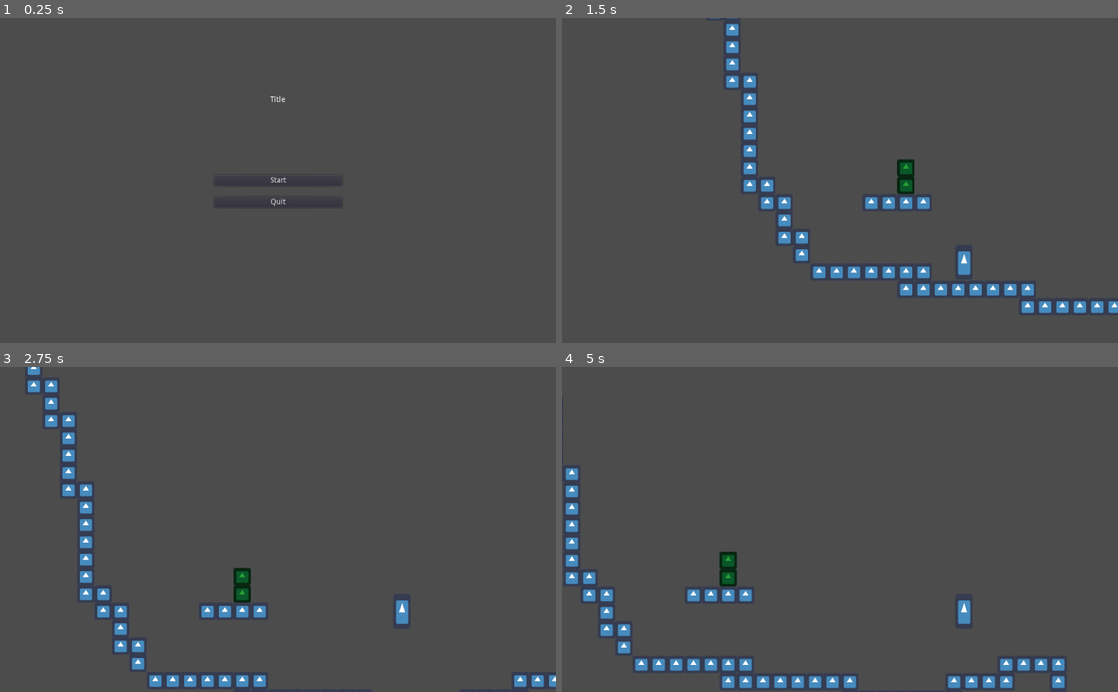
Above: before the commit, frames 1-4 (two rows, left to right).
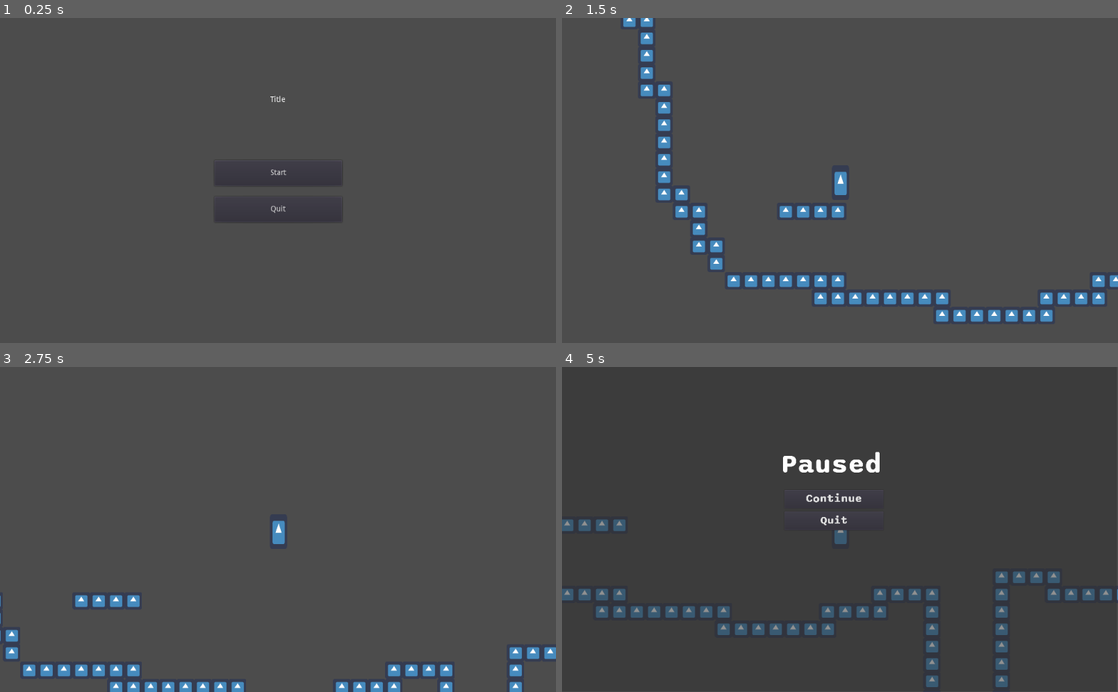
Above: after the commit, the same moments.

Repository: JacobMundy/06-Final-Project
Game: Godot game, scene res://Main Menu.tscn .tscn
Two runs of this game, one before a commit and one after it. Both use one fixed random seed, a clock stepped at 60 frames per second and the inputs below. The engine's default icon, where the game draws it, is replaced by a stand-in: a white triangle on a blue panel in a dark square.
Inputs:
- Up to frame 1 (0.25 s): no input
- Up to frame 2 (1.5 s): click "Start" at 0.5 s; tap Enter at 1.25 s; hold D (Right) from 1.28 s (still down)
- Up to frame 3 (2.75 s): keep holding D (Right); tap W (Jump) at 1.52, 2.27 s
- Up to frame 4 (5 s): release D (Right) at 2.78 s; hold A (Left) 2.78-3.53 s; hold D (Right) from 3.53 s (still down); tap W (Jump) at 3.77, 4.52 s; tap Escape (pause, bound only after the commit) at 4.9 s

The runs differ from the first frame. In frame 1, 0.1% of the frame differs, in the area x 39-61%, y 46-63%; in frame 2, 8.1%; in frame 3, 6.1%; in frame 4, 12%, in the area x 0-100%, y 26-100%.

Commit message:
Added Pause Menu and Made Traps Reset Player

Diff:
--- /dev/null
+++ b/Game/Global.gd
@@ -0,0 +1,11 @@
+extends Node
+
+
+# Declare member variables here. Examples:
+# var a = 2
+# var b = "text"
+
+
+# Called when the node enters the scene tree for the first time.
+func _ready():
+	pass # Replace with function body.
--- a/Game/Levels/Level_1.tscn
+++ b/Game/Levels/Level_1.tscn
@@ -1,7 +1,8 @@
-[gd_scene load_steps=5 format=2]
+[gd_scene load_steps=6 format=2]
 
 [ext_resource path="res://icon.png" type="Texture" id=1]
-[ext_resource path="res://Player/Player.tscn" type="PackedScene" id=2]
+[ext_resource path="res://Levels/TrapAreas.gd" type="Script" id=3]
+[ext_resource path="res://Levels/Player_Container.gd" type="Script" id=4]
 
 [sub_resource type="ConvexPolygonShape2D" id=1]
 points = PoolVector2Array( 64, 64, 0, 64, 0, 0, 64, 0 )
@@ -31,14 +32,6 @@
 
 [node name="Game" type="Node2D"]
 
-[node name="Player2" parent="." instance=ExtResource( 2 )]
-position = Vector2( 41, -82 )
-
-[node name="Camera2D" type="Camera2D" parent="Player2"]
-position = Vector2( -41, 82 )
-current = true
-zoom = Vector2( 2, 2 )
-
 [node name="Background" type="TileMap" parent="."]
 modulate = Color( 0.152941, 0.635294, 0.215686, 1 )
 tile_set = SubResource( 2 )
@@ -56,12 +49,6 @@
 tile_set = SubResource( 2 )
 format = 1
 tile_data = PoolIntArray( -327554, 0, 0, -262018, 0, 0, -196496, 0, 0, -196482, 0, 0, -130960, 0, 0, -130946, 0, 0, -65 …(255 unchanged characters)…
-
-[node name="Player" type="TileMap" parent="."]
-modulate = Color( 0.152941, 0.635294, 0.215686, 1 )
-tile_set = SubResource( 2 )
-format = 1
-tile_data = PoolIntArray( 4, 0, 0, 65540, 0, 0 )
 
 [node name="Exit" type="TileMap" parent="."]
 modulate = Color( 0.156863, 0.647059, 0.219608, 1 )
@@ -82,6 +69,7 @@
 tile_data = PoolIntArray( -65405, 0, 0, -65404, 0, 0, -65403, 0, 0, 983063, 0, 0, 1114243, 0, 0, 1114244, 0, 0, 1114245 …(428 unchanged characters)…
 
 [node name="TrapAreas" type="Area2D" parent="."]
+script = ExtResource( 3 )
 
 [node name="FloorTrap" type="CollisionPolygon2D" parent="TrapAreas"]
 polygon = PoolVector2Array( 1478, 1922, 1790, 1922, 1792, 2054, 1473, 2045 )
@@ -103,3 +91,9 @@
 
 [node name="FloorSpike2" type="CollisionPolygon2D" parent="TrapAreas"]
 polygon = PoolVector2Array( 8378, 4, 8383, -134, 8577, -134, 8575, 4 )
+
+[node name="Player_Container" type="Node2D" parent="."]
+position = Vector2( -126, -330 )
+script = ExtResource( 4 )
+
+[connection signal="body_entered" from="TrapAreas" to="TrapAreas" method="_on_TrapAreas_body_entered"]
--- /dev/null
+++ b/Game/Levels/Player_Container.gd
@@ -0,0 +1,19 @@
+extends Node2D
+
+onready var Player = load("res://Player/Player.tscn")
+# Declare member variables here. Examples:
+# var a = 2
+# var b = "text"
+
+
+# Called when the node enters the scene tree for the first time.
+func _ready():
+	pass # Replace with function body.
+
+
+# Called every frame. 'delta' is the elapsed time since the previous frame.
+func _process(_delta):
+	if not has_node("Player"):
+		var player = Player.instance()
+		add_child(player)
+		player.get_node("Camera2D").current = true
--- /dev/null
+++ b/Game/Levels/TrapAreas.gd
@@ -0,0 +1,21 @@
+extends Area2D
+
+
+# Declare member variables here. Examples:
+# var a = 2
+# var b = "text"
+
+
+# Called when the node enters the scene tree for the first time.
+func _ready():
+	pass # Replace with function body.
+
+
+# Called every frame. 'delta' is the elapsed time since the previous frame.
+#func _process(delta):
+#	pass
+
+
+func _on_TrapAreas_body_entered(body):
+	if "Player" in body.name:
+		body.die()
--- a/Game/Main Menu.tscn .tscn
+++ b/Game/Main Menu.tscn .tscn
@@ -13,7 +13,7 @@
 anchor_right = 0.5
 anchor_bottom = 0.5
 margin_left = -117.0
-margin_top = -10.0
+margin_top = -37.0
 margin_right = 118.0
 margin_bottom = 10.0
 text = "Start"
@@ -26,7 +26,7 @@
 margin_left = -117.0
 margin_top = 30.0
 margin_right = 118.0
-margin_bottom = 50.0
+margin_bottom = 77.0
 text = "Quit"
 
 [node name="Title" type="Label" parent="."]
--- /dev/null
+++ b/Game/Player/Menu.gd
@@ -0,0 +1,33 @@
+extends Control
+
+
+# Declare member variables here. Examples:
+# var a = 2
+# var b = "text"
+
+
+# Called when the node enters the scene tree for the first time.
+func _ready():
+	pass # Replace with function body.
+
+func _unhandled_input(event):
+	if event.is_action_pressed("pause"):
+		var menu = get_node_or_null("/root/Game/Player_Container/Player/Menu")
+		if menu != null:
+			if not menu.visible:
+				get_tree().paused = true
+				menu.show()
+			else:
+				get_tree().paused = false
+				menu.hide()
+
+
+
+func _on_Continue_pressed():
+	var menu = get_node_or_null("/root/Game/Player_Container/Player/Menu")
+	if menu != null:
+		get_tree().paused = false
+		menu.hide()
+
+func _on_Quit_pressed():
+	get_tree().quit()
--- a/Game/Player/Player.gd
+++ b/Game/Player/Player.gd
@@ -1,6 +1,6 @@
 extends KinematicBody2D
 
-var speed = 1
+var speed = 3
 var gravity = 1
 var direction = 1
 
@@ -32,7 +32,6 @@
 		jump = 0
 		velocity.y = 0
 	velocity.x = clamp(velocity.x,-max_move,max_move)
-
 
 	if Input.is_action_pressed("Left") and Input.is_action_pressed("Right"):
 		idle()
--- a/Game/Player/Player.tscn
+++ b/Game/Player/Player.tscn
@@ -1,7 +1,21 @@
-[gd_scene load_steps=3 format=2]
+[gd_scene load_steps=8 format=2]
 
 [ext_resource path="res://Player/Player.gd" type="Script" id=1]
 [ext_resource path="res://icon.png" type="Texture" id=2]
+[ext_resource path="res://Player/Menu.gd" type="Script" id=3]
+[ext_resource path="res://Assets/Sono-Bold.ttf" type="DynamicFontData" id=4]
+
+[sub_resource type="DynamicFont" id=1]
+size = 42
+font_data = ExtResource( 4 )
+
+[sub_resource type="DynamicFont" id=2]
+size = 41
+font_data = ExtResource( 4 )
+
+[sub_resource type="DynamicFont" id=3]
+size = 100
+font_data = ExtResource( 4 )
 
 [node name="Player" type="KinematicBody2D"]
 collision_layer = 2
@@ -104,3 +118,61 @@
 scale = Vector2( 1, 10 )
 enabled = true
 cast_to = Vector2( -32, 0 )
+
+[node name="Camera2D" type="Camera2D" parent="."]
+position = Vector2( 414, 376 )
+current = true
+zoom = Vector2( 2, 2 )
+
+[node name="Menu" type="Control" parent="."]
+pause_mode = 2
+visible = false
+anchor_right = 1.0
+anchor_bottom = 1.0
+script = ExtResource( 3 )
+
+[node name="ColorRect" type="ColorRect" parent="Menu"]
+anchor_right = 1.0
+anchor_bottom = 1.0
+margin_left = -610.0
+margin_top = -224.0
+margin_right = 1435.0
+margin_bottom = 974.0
+color = Color( 0.180392, 0.176471, 0.176471, 0.521569 )
+
+[node name="Continue" type="Button" parent="Menu"]
+anchor_left = 0.5
+anchor_top = 0.5
+anchor_right = 0.5
+anchor_bottom = 0.5
+margin_left = 210.0
+margin_top = 230.0
+margin_right = 574.0
+margin_bottom = 298.0
+custom_fonts/font = SubResource( 1 )
+text = "Continue"
+
+[node name="Quit" type="Button" parent="Menu"]
+anchor_left = 0.5
+anchor_top = 0.5
+anchor_right = 0.5
+anchor_bottom = 0.5
+margin_left = 210.0
+margin_top = 310.0
+margin_right = 574.0
+margin_bottom = 378.0
+custom_fonts/font = SubResource( 2 )
+text = "Quit"
+
+[node name="Label" type="Label" parent="Menu"]
+margin_left = 102.0
+margin_top = 76.0
+margin_right = 662.0
+margin_bottom = 202.0
+custom_fonts/font = SubResource( 3 )
+text = "Paused"
+align = 1
+valign = 1
+
+[connection signal="pressed" from="Menu/Continue" to="Menu" method="_on_Continue_pressed"]
+[connection signal="pressed" from="Menu/Quit" to="Menu" method="_on_Quit_pressed"]
--- /dev/null
+++ b/Game/project-DESKTOP-33OIPO7.godot
@@ -0,0 +1,27 @@
+; Engine configuration file.
+; It's best edited using the editor UI and not directly,
+; since the parameters that go here are not all obvious.
+;
+; Format:
+;   [section] ; section goes between []
+;   param=value ; assign values to parameters
+
+config_version=4
+
+[application]
+
+config/name="06-Final-Project"
+run/main_scene="res://Main Menu.tscn .tscn"
+config/icon="res://icon.png"
+
+[gui]
+
+common/drop_mouse_on_gui_input_disabled=true
+
+[physics]
+
+common/enable_pause_aware_picking=true
+
+[rendering]
+
+environment/default_environment="res://default_env.tres"
--- a/Game/project.godot
+++ b/Game/project.godot
@@ -13,6 +13,10 @@
 config/name="06-Final-Project"
 run/main_scene="res://Main Menu.tscn .tscn"
 config/icon="res://icon.png"
+
+[autoload]
+
+Global="*res://Global.gd"
 
 [gui]
 
@@ -35,6 +39,11 @@
 "events": [ Object(InputEventKey,"resource_local_to_scene":false,"resource_name":"","device":0,"alt":false,"shift":false,"control":false,"meta":false,"command":false,"pressed":false,"scancode":0,"physical_scancode":87,"unicode":0,"echo":false,"script":null)
  ]
 }
+pause={
+"deadzone": 0.5,
+"events": [ Object(InputEventKey,"resource_local_to_scene":false,"resource_name":"","device":0,"alt":false,"shift":false,"control":false,"meta":false,"command":false,"pressed":false,"scancode":0,"physical_scancode":16777217,"unicode":0,"echo":false,"script":null)
+ ]
+}
 
 [physics]
 
Not shown, changed: Game/.mono/metadata/ide_messaging_meta-DESKTOP-33OIPO7.txt
Binary file added: Game/Assets/Sono-Bold.ttf
